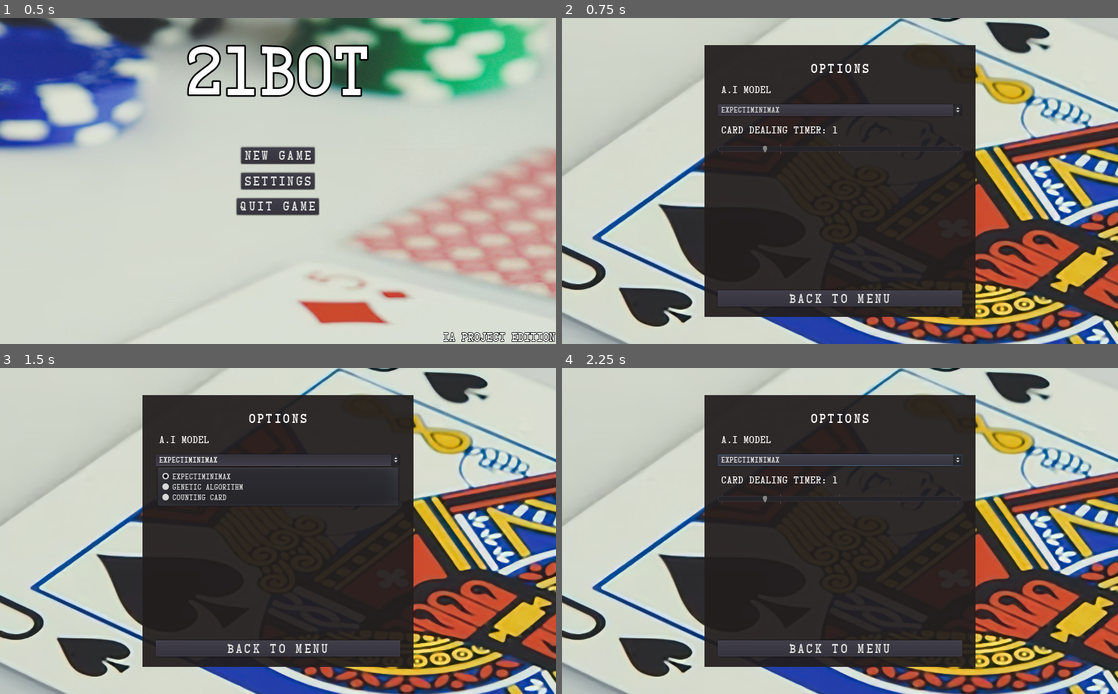
Above: before the commit, frames 1-4 (two rows, left to right).
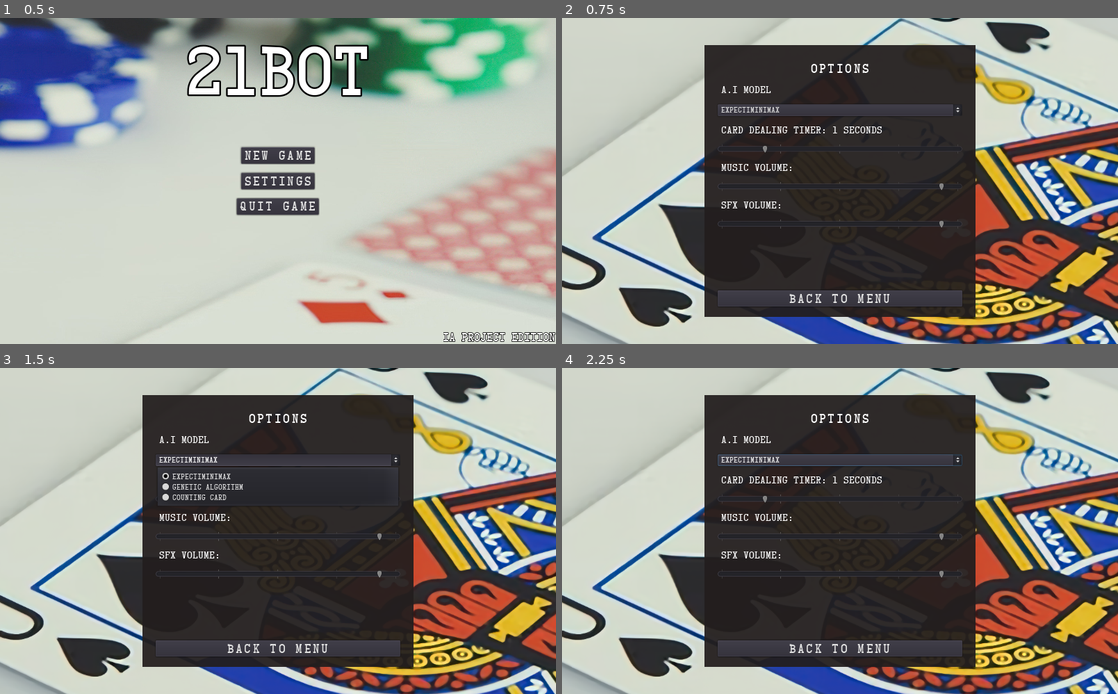
Above: after the commit, the same moments.

Repository: Green-Tortoises/21bot
Game: Godot game, scene res://Menus/MainMenu.tscn
Two runs of this game, one before a commit and one after it. Both use one fixed random seed, a clock stepped at 60 frames per second and the inputs below.
Inputs:
- Up to frame 1 (0.5 s): no input
- Up to frame 2 (0.75 s): click "Settings" at 0.5 s
- Up to frame 3 (1.5 s): click "Expectiminimax" at 1.25 s
- Up to frame 4 (2.25 s): click "Expectiminimax" at 2 s

Frame 1 is identical in both runs. In frame 2, 0.6% of the frame differs, in the area x 28-72%, y 33-65%; in frame 3, 0.5%; in frame 4, 0.6%.

Commit message:
feat: adicionado opcoes de som

Diff:
--- a/21bot/Menus/OptionsMenu.gd
+++ b/21bot/Menus/OptionsMenu.gd
@@ -11,7 +11,7 @@
 # Called when the node enters the scene tree for the first time.
 func _ready():
 
-	card_dealing_label.text = "   Card Dealing Timer: " + str(settings.card_timer)
+	card_dealing_label.text = "   Card Dealing Timer: " + str(settings.card_timer) + " seconds"
 	card_dealing.value      = settings.card_timer
 
 	for model in model_controller.AiModels:
@@ -30,4 +30,4 @@
 
 func _on_CardDealingTimer_value_changed(value):
 	settings.card_timer     = value
-	card_dealing_label.text = "   Card Dealing Timer: " + str(settings.card_timer)
+	card_dealing_label.text = "   Card Dealing Timer: " + str(settings.card_timer) + " seconds"
--- a/21bot/Menus/OptionsMenu.tscn
+++ b/21bot/Menus/OptionsMenu.tscn
@@ -96,8 +96,50 @@
 tick_count = 5
 ticks_on_borders = true
 
+[node name="MusicVolume" type="Label" parent="Center/OptionsBox/Options"]
+margin_top = 218.0
+margin_right = 500.0
+margin_bottom = 238.0
+custom_fonts/font = SubResource( 1 )
+text = "   Music Volume:"
+
+[node name="MusicVolumeSlider" type="HSlider" parent="Center/OptionsBox/Options"]
+margin_left = 25.0
+margin_top = 255.0
+margin_right = 475.0
+margin_bottom = 271.0
+rect_min_size = Vector2( 450, 0 )
+size_flags_horizontal = 4
+min_value = -80.0
+max_value = 6.0
+step = 0.1
+value = 0.1
+tick_count = 5
+ticks_on_borders = true
+
+[node name="SFXVolume" type="Label" parent="Center/OptionsBox/Options"]
+margin_top = 288.0
+margin_right = 500.0
+margin_bottom = 308.0
+custom_fonts/font = SubResource( 1 )
+text = "   SFX Volume:"
+
+[node name="SFXVolumeSlider" type="HSlider" parent="Center/OptionsBox/Options"]
+margin_left = 25.0
+margin_top = 325.0
+margin_right = 475.0
+margin_bottom = 341.0
+rect_min_size = Vector2( 450, 0 )
+size_flags_horizontal = 4
+min_value = -80.0
+max_value = 6.0
+step = 0.1
+value = 0.1
+tick_count = 5
+ticks_on_borders = true
+
 [node name="BackToMenu" type="VBoxContainer" parent="Center/OptionsBox/Options"]
-margin_top = 218.0
+margin_top = 358.0
 margin_right = 500.0
 margin_bottom = 500.0
 size_flags_horizontal = 3
@@ -106,18 +148,18 @@
 
 [node name="Button" type="Button" parent="Center/OptionsBox/Options/BackToMenu"]
 margin_left = 25.0
-margin_top = 233.0
+margin_top = 93.0
 margin_right = 475.0
-margin_bottom = 263.0
+margin_bottom = 123.0
 rect_min_size = Vector2( 450, 0 )
 size_flags_horizontal = 4
 custom_fonts/font = ExtResource( 1 )
 text = "Back to menu"
 
 [node name="VSplit" type="VSplitContainer" parent="Center/OptionsBox/Options/BackToMenu"]
-margin_top = 267.0
+margin_top = 127.0
 margin_right = 500.0
-margin_bottom = 282.0
+margin_bottom = 142.0
 rect_min_size = Vector2( 0, 15 )
 
 [connection signal="item_selected" from="Center/OptionsBox/Options/ModelSelection" to="." method="_on_ModelSelection_item_selected"]
--- a/21bot/default_bus_layout.tres
+++ b/21bot/default_bus_layout.tres
@@ -7,3 +7,9 @@
 bus/1/bypass_fx = false
 bus/1/volume_db = 0.0
 bus/1/send = "Master"
+bus/2/name = "Music"
+bus/2/solo = false
+bus/2/mute = false
+bus/2/bypass_fx = false
+bus/2/volume_db = 6.02
+bus/2/send = "Master"
